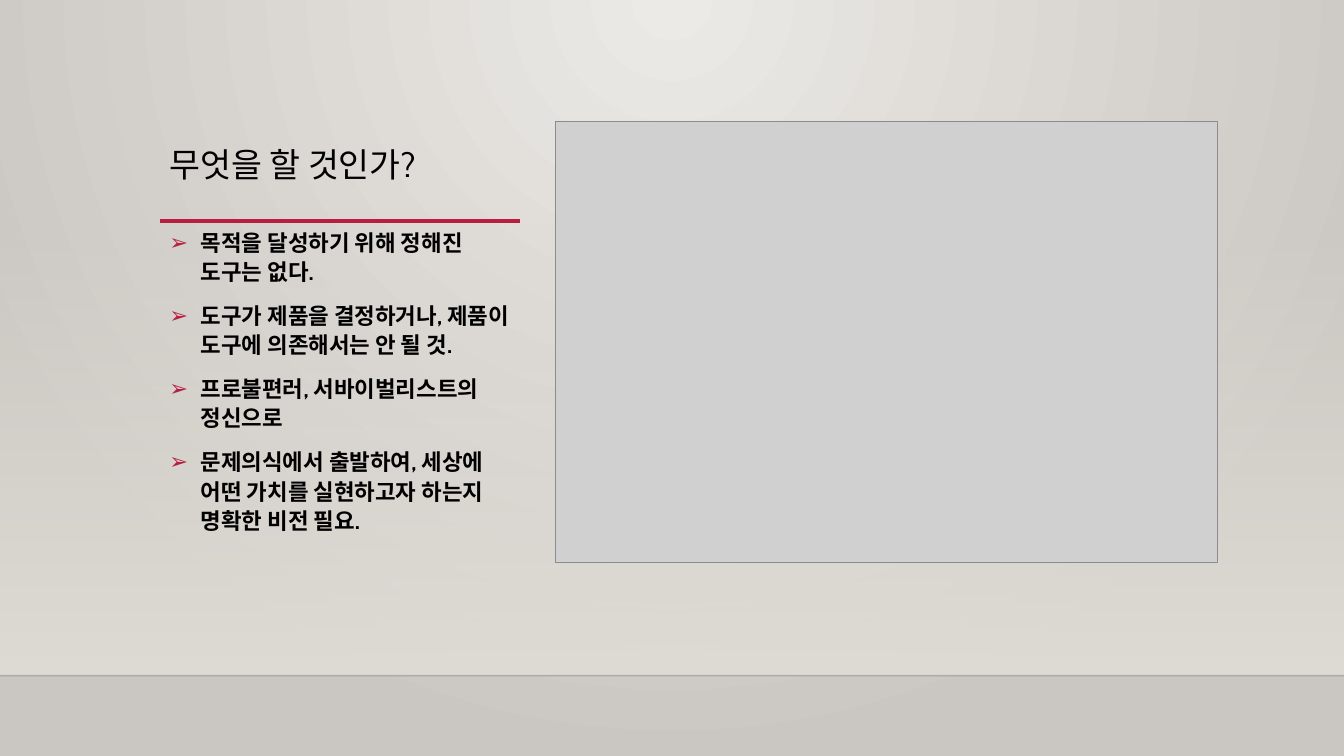
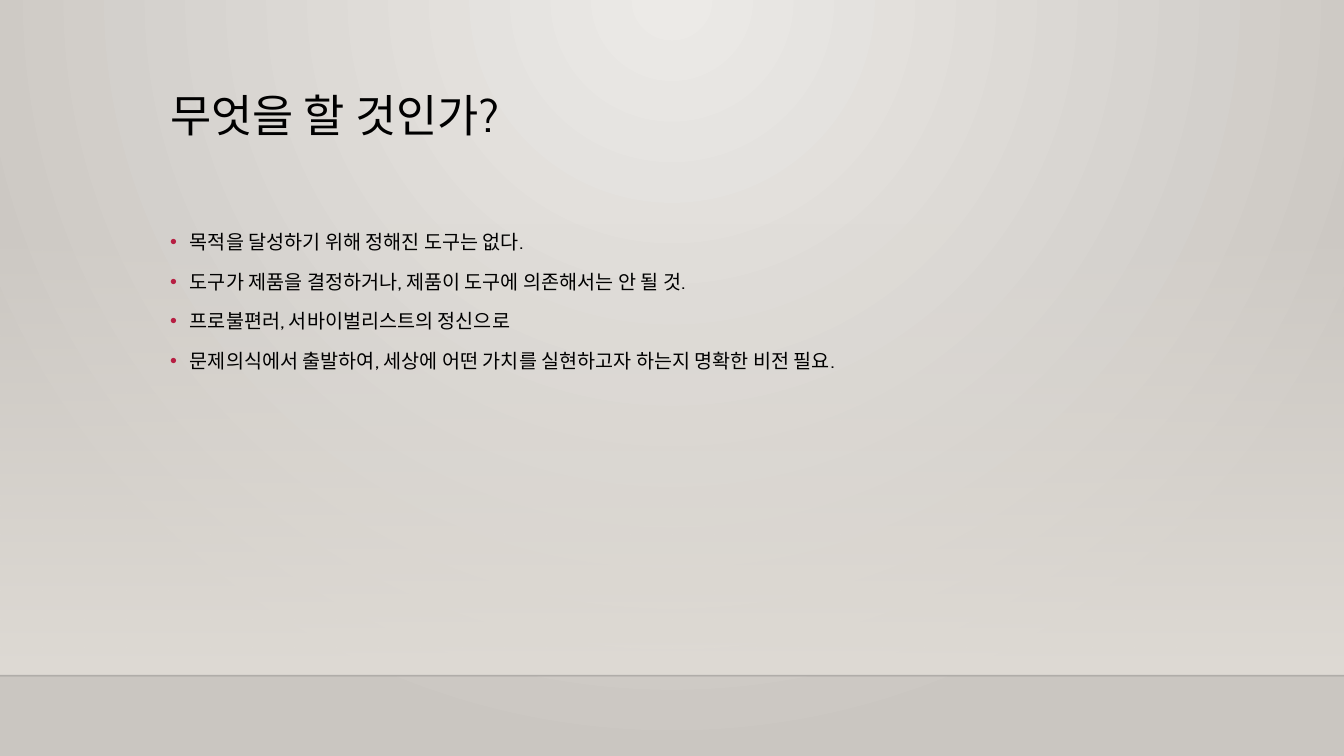
Before and after one commit to m00nlygreat/obsidian-vault, a slide deck: slide 14 of 노코드 엔지니어링/노코드 개론.pptx. Drawn at 1344x756 pixels with LibreOffice and Linux fonts; fonts in the diff are those of the drawing; grey boxes stand for pictures; background and template pictures are left out. Boxes give left, top, right and bottom in pixels: in the first picture for what was removed or moved away, otherwise in the second. Text is boxed around its words. In the diff, an @@ line names an element or a change of style, - is before the commit and + after.

Commit message:
백업 완료: 2023-11-25 03:48:58
Affected files:
.obsidian/workspace.json
노코드 엔지니어링/노코드 개론.md
노코드 엔지니어링/노코드 개론.pptx
노코드 엔지니어링/노코드 기반의 프로덕트 구현.md

```diff
--- a/노코드 엔지니어링/노코드 개론.pptx
+++ b/노코드 엔지니어링/노코드 개론.pptx
@@ title "무엇을 할 것인가?" at (x1=170, y1=94, x2=499, y2=136): size 24 to 32 pt; vertical alignment bottom to top @@
@@ picture removed at (x1=556, y1=122, x2=1218, y2=564) @@
@@ line removed from (159, 221) to (520, 221) @@
@@ text "목적을 달성하기 위해 정해진 도구는 ..." at (x1=190, y1=232, x2=835, y2=370): size 16 to 14 pt, bold off; bullet ➢ to • @@
```
Also in this commit, not shown: 1 slide added, 3 other files.
